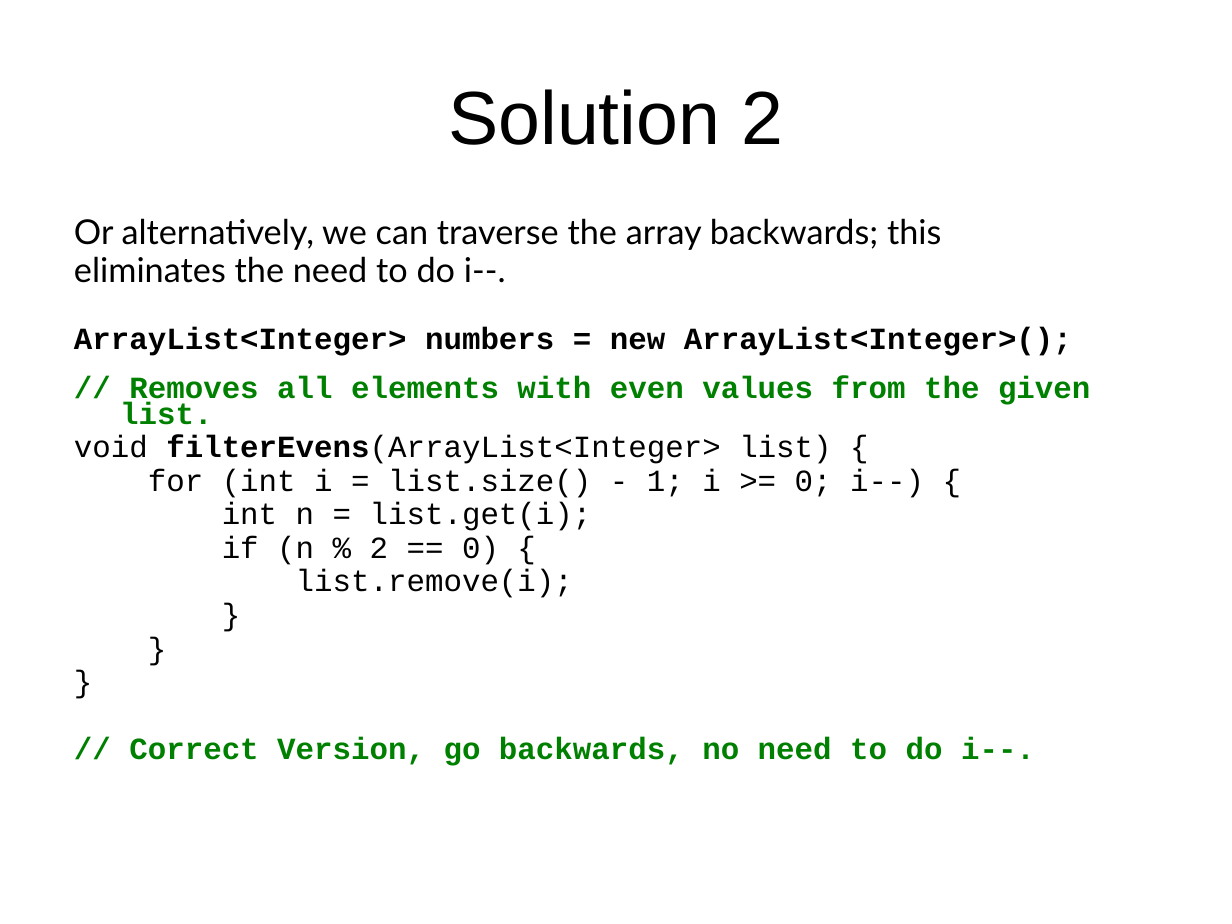
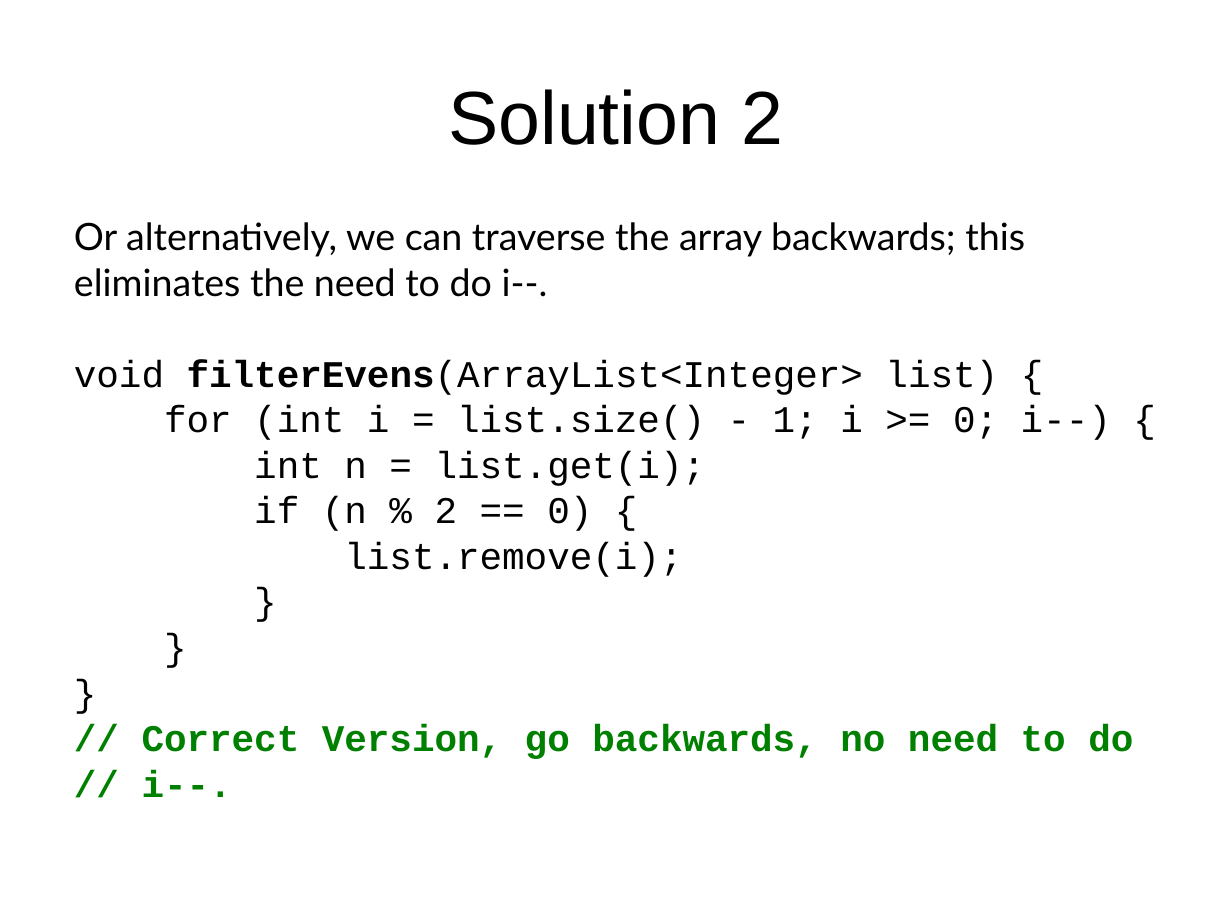
Before and after one commit to LongBaoNguyen/longbaonguyen.github.io, a slide deck: slide 18 of courses/apcsp/lecture13.ppt (slide 20 before the commit). Drawn at 1232x924 pixels with LibreOffice and Linux fonts; fonts in the diff are those of the drawing; background and template pictures are left out. Boxes give left, top, right and bottom in pixels: in the first picture for what was removed or moved away, otherwise in the second. Text is boxed around its words. In the diff, an @@ line names an element or a change of style, - is before the commit and + after.

Commit message:
arraylist

```diff
--- a/courses/apcsp/lecture13.ppt
+++ b/courses/apcsp/lecture13.ppt
@@ text at (x1=74, y1=222, x2=1111, y2=577): size 20 to 22 pt in "Or alternatively, we can traverse the array ...", "eliminates the need to do i--."; size 18 to 22 pt in "void filterEvens(ArrayList<Integer> list) {", "for (int i = list.size() - 1; ...", "int n = list.get(i);", "if (n % 2 == 0) {" and 4 more places; line spacing 0.7 to 0.8; more space between paragraphs @@
@@ text at (x1=74, y1=327, x2=1090, y2=425): paragraphs removed @@
-ArrayList<Integer> numbers = new ArrayList<Integer>();
-// Removes all elements with even values from the given list.
@@ text at (x1=142, y1=724, x2=1133, y2=797): text changed; size 18 to 22 pt @@
-// Correct Version, go backwards, no need to do i--.
+// Correct Version, go backwards, no need to do
+// i--.
```
Also in this commit, not shown: 13 other slides changed, 1 slide added, 2 slides removed, 6 other files.
